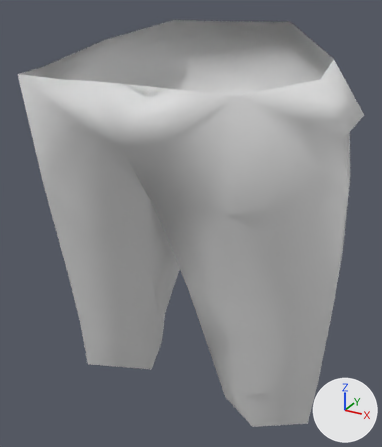
Before and after pictures for a commit that changed the FBX model Contents/mods/Authentic Z - Current/media/models_X/Skinned/CustomBodies/FatBody03_F/FatBod_F_03_SportShorts.fbx.
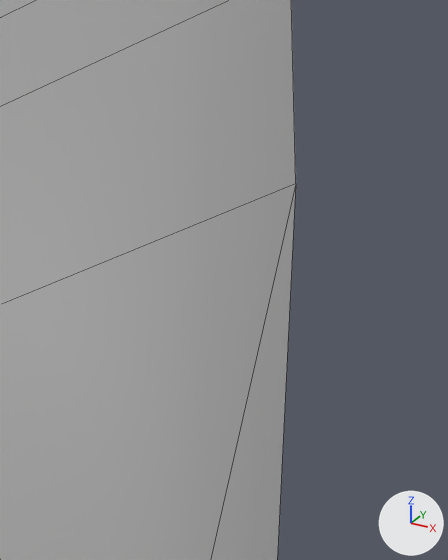
There are two pictures of each version: one whole from a 50 mm camera at (0.002394, -0.003858, 0.006249) aimed at (0.000012, 0.000473, 0.004084), one close up from a 50 mm camera at (0.001742, 0.0003, 0.004841) aimed at (0.00133, 0.001049, 0.004466). The lights are fixed; the arrows at lower right show +X, +Y and +Z. The close-ups show mesh edges as thin lines. Where no turn or scale is listed for an object, it has been applied to the vertices.

The first close-up shows 'Bob_LongShorts'.
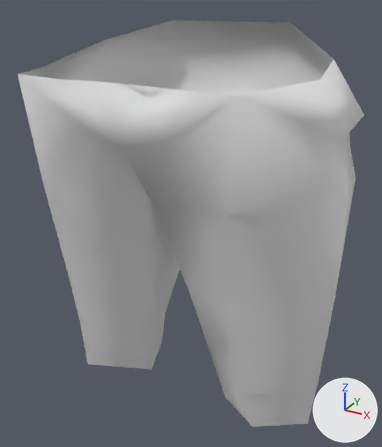
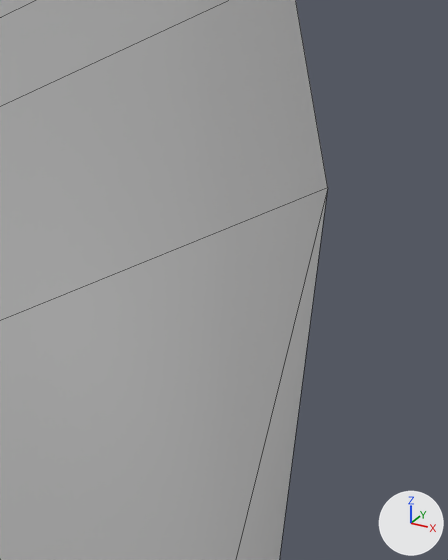
Location of each change, (x1, y1, x2, y2) in pixels of the close-ups (448 x 560 px):
```json
{"object": "Bob_LongShorts", "change": "reshaped", "before": [0, 0, 296, 560], "after": [0, 0, 328, 560]}
```

Edits to the scene script, one JSON object a line:
```json
{"block": "me_mesh_003", "where": "me_mesh_003.from_pydata(...)  # 75 vertices, 130 faces; spans x -0.00172..0.00159, y -0.00125..0.00129, z 0.0021..0.00597"}
{"block": "me_mesh_003", "where": "# used by ob_bob_longshorts; location = (0.0, 0.000384, 0.0)"}
{"block": "me_mesh_003", "change": "me_mesh_003 part 1"}
{"op": "set", "path": "me_mesh_003.vertices[10].co", "old": "(0.00139, 0.00078, 0.0046)", "new": "(0.00144, 0.00078, 0.0046)", "note": "pixel (295, 183) -> pixel (327, 187)"}
```
